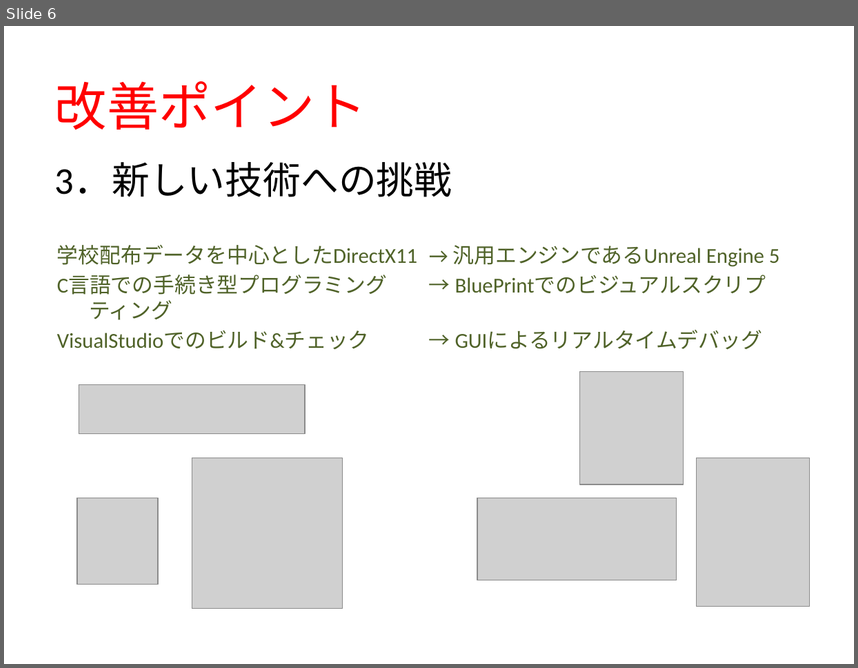
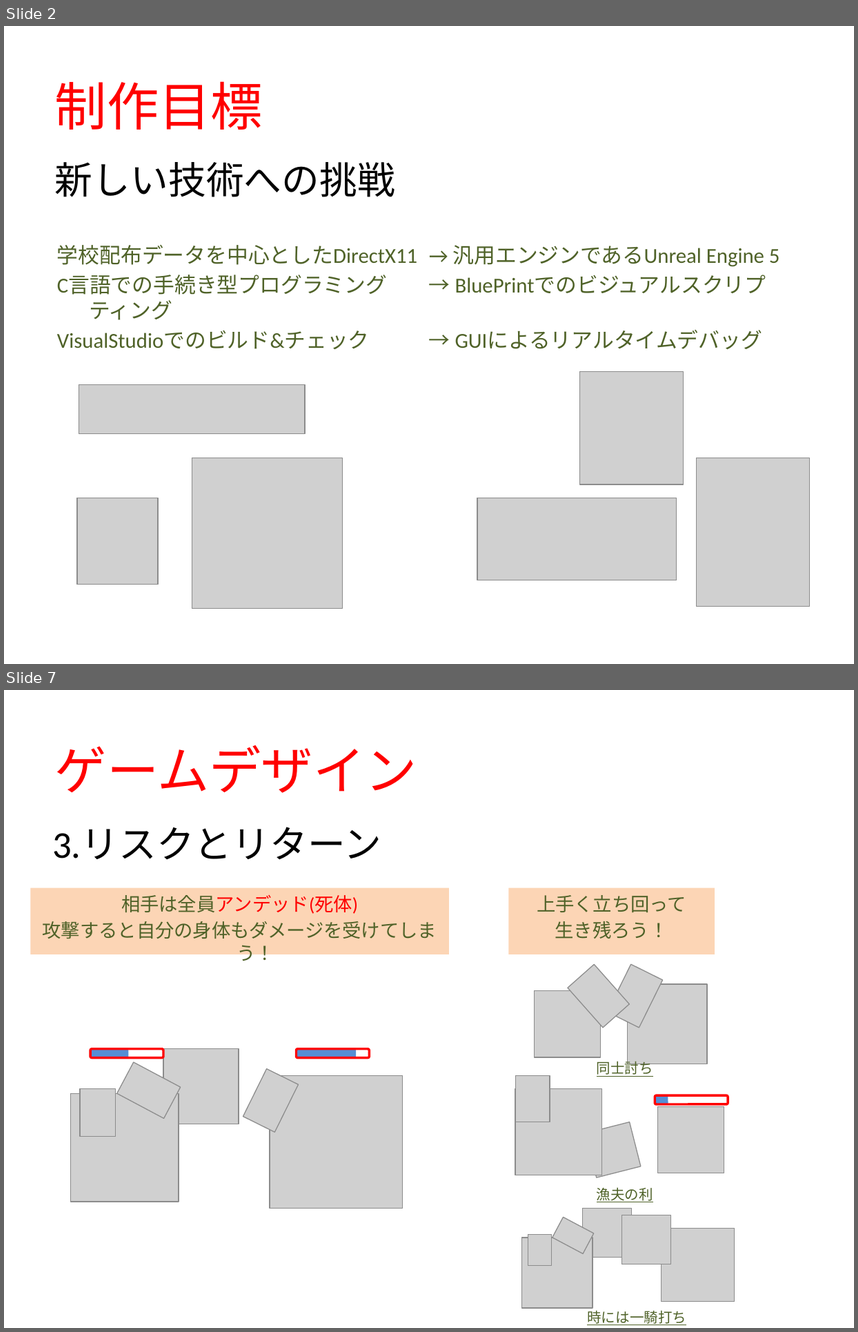
Before and after one commit to POCHOMKIN06/HF21, a slide deck: 企画書4.pptx. Shown one above the other, each under a label of ours: slide 6 before the commit, slides 2 and 7 after it; the slides between them are not shown. The pictures are 858x668 and 858x1332 pixels, drawn with LibreOffice and Linux fonts; fonts in the diff are those of the drawing; grey boxes stand for pictures; background and template pictures are left out. Boxes give left, top, right and bottom in pixels: in the first picture for what was removed or moved away, otherwise in the second. Text is boxed around its words. In the diff, an @@ line names an element or a change of style, - is before the commit and + after.

```diff
--- a/企画書4.pptx
+++ b/企画書4.pptx
@@ slide 7 added at box(4, 690, 854, 1328), background #FFFFFF @@
@@ title added at box(55, 745, 417, 793), 44 pt, text #FF0000 @@
+ゲームデザイン
@@ text added at box(52, 827, 381, 860), 32 pt, text #000000 @@
+3.リスクとリターン
@@ rectangle added at box(30, 888, 448, 954), fill #FCD5B5, 16 pt, text #4F6228 @@
+相手は全員アンデッド(死体)
+攻撃すると自分の身体もダメージを受けてしまう！
@@ rectangle added at box(509, 888, 715, 954), fill #FCD5B5, 16 pt, text #4F6228 @@
+上手く立ち回って
+生き残ろう！
@@ group added at box(535, 964, 707, 1064): 4 pictures @@
@@ group added at box(70, 1049, 402, 1208): 6 pictures, 4 rounded rectangles @@
@@ text added at box(597, 1059, 653, 1076), 12 pt, text #4F6228, underline @@
+同士討ち
@@ picture added at box(516, 1075, 550, 1122) @@
@@ picture added at box(516, 1089, 602, 1175) @@
@@ rounded rectangle added at box(655, 1096, 668, 1104), fill #558ED5 @@
@@ rounded rectangle added at box(655, 1096, 728, 1104), outline #FF0000 2 pt @@
@@ picture added at box(585, 1122, 641, 1178) @@
@@ picture added at box(657, 1107, 724, 1173) @@
@@ text added at box(597, 1187, 653, 1202), 12 pt, text #4F6228, underline @@
+漁夫の利
@@ group added at box(522, 1208, 632, 1308): 4 pictures @@
@@ picture added at box(622, 1214, 671, 1264) @@
@@ picture added at box(661, 1228, 734, 1301) @@
@@ text added at box(587, 1310, 686, 1325), 12 pt, text #4F6228, underline @@
+時には一騎打ち
@@ what was slide 6 is now slide 2 @@
@@ slide 2 changed as well @@
@@ title at box(55, 81, 263, 129): text changed @@
-改善ポイント
+制作目標
@@ text at box(55, 162, 395, 197): text changed @@
-3．新しい技術への挑戦
+新しい技術への挑戦
```
Also in this commit, not shown: 4 other slides changed, 4 other slides added, 2 slides removed, 42 other files.
